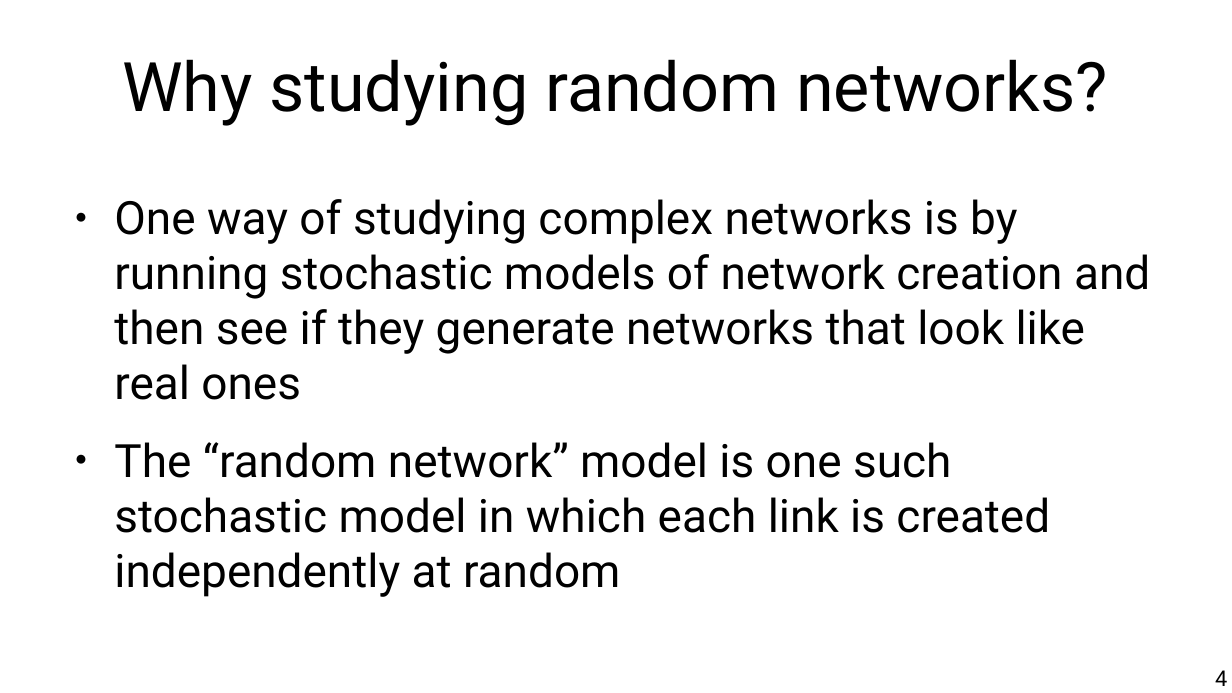
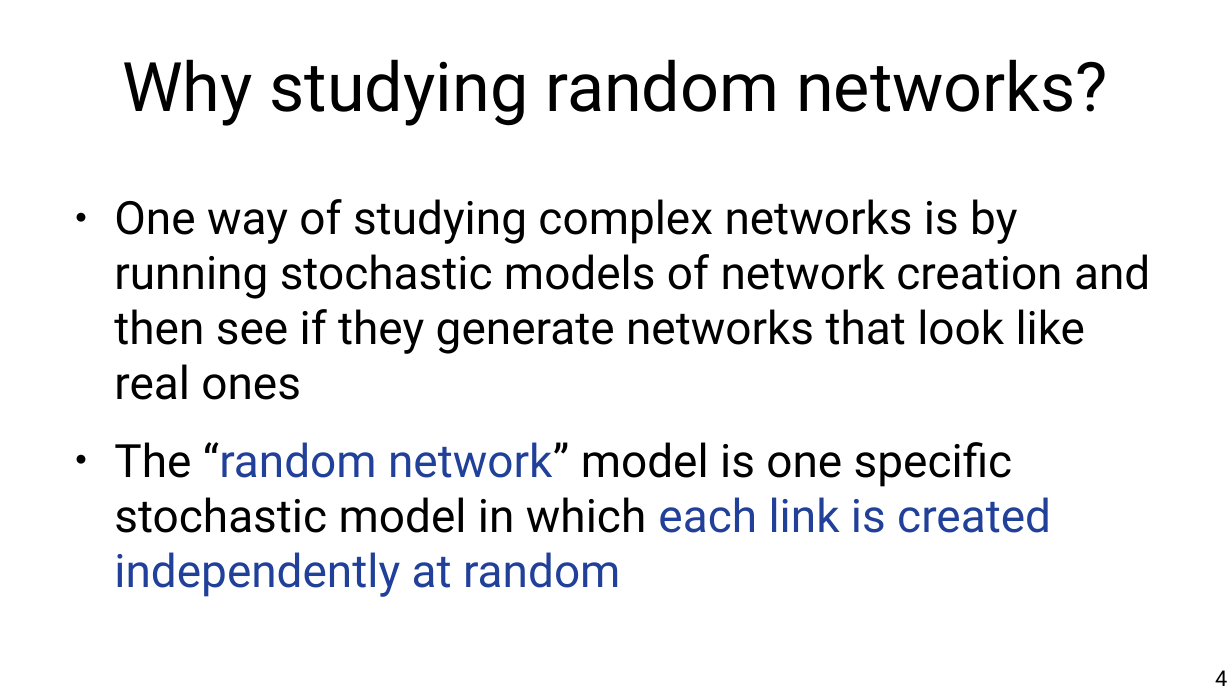
Before and after one commit to chatox/networks-science-course, a slide deck: slide 4 of theory/tt03_random_networks.odp. Drawn at 1232x693 pixels with LibreOffice and Linux fonts; fonts in the diff are those of the drawing. Boxes give left, top, right and bottom in pixels: in the first picture for what was removed or moved away, otherwise in the second. Text is boxed around its words. In the diff, an @@ line names an element or a change of style, - is before the commit and + after.

```diff
--- a/theory/tt03_random_networks.odp
+++ b/theory/tt03_random_networks.odp
@@ text at bbox=[114, 442, 1051, 597]: text changed; text colour #000000 to #21409A @@
-● The “random network” model is one such stochastic model in which each link is created independently at random
+● The “random network” model is one specific stochastic model in which each link is created independently at random
```
Also in this commit, not shown: 11 other slides changed, 2 slides added, 1 other file.
